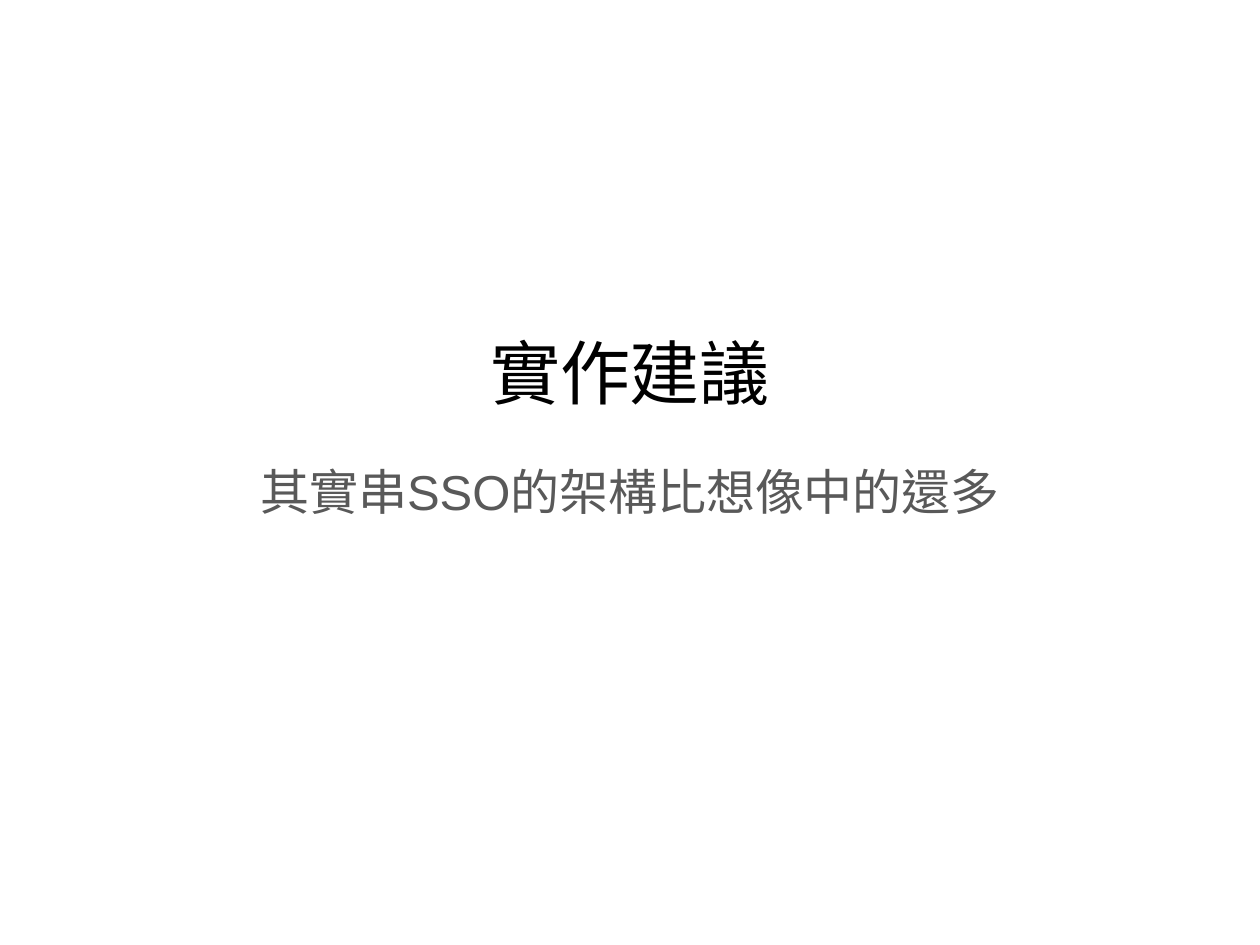
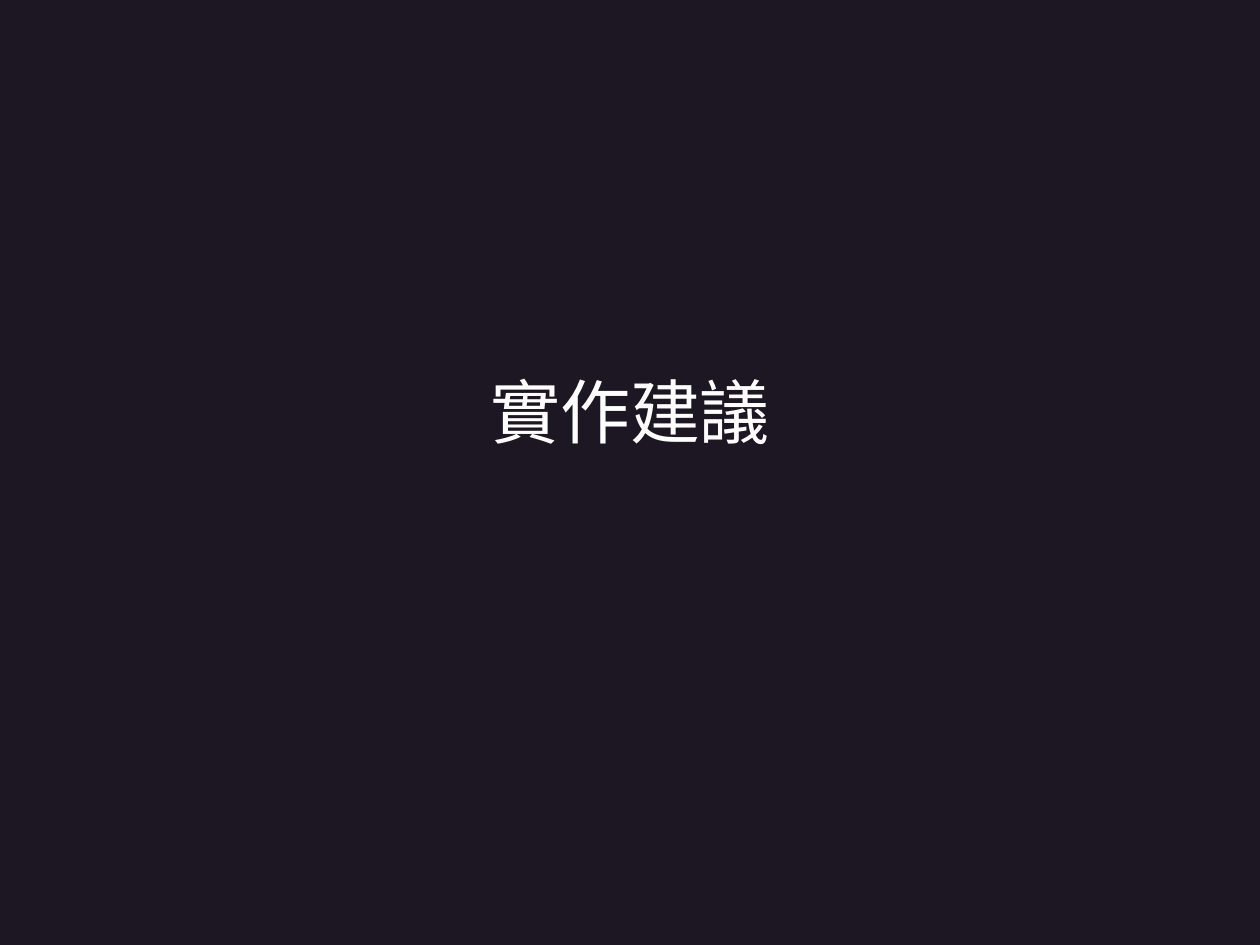
Before and after one commit to Sevenflanks/jcconf-2024-sso-flow-demo, a slide deck: slide 16 of JCC24_slide_Rhys.pptx (slide 15 before the commit). Drawn at 1260x945 pixels with LibreOffice and Linux fonts; fonts in the diff are those of the drawing; background and template pictures are left out. Boxes give left, top, right and bottom in pixels: in the first picture for what was removed or moved away, otherwise in the second. Text is boxed around its words. In the diff, an @@ line names an element or a change of style, - is before the commit and + after.

```diff
--- a/JCC24_slide_Rhys.pptx
+++ b/JCC24_slide_Rhys.pptx
@@ background #FFFFFF to picture (left out) @@
@@ title "實作建議": place and size @@
-title "實作建議" at box(490, 340, 770, 405)
+title "實作建議" at box(490, 379, 770, 444)
@@ title "實作建議" at box(490, 379, 770, 444): text colour #000000 to #FFFFFF @@
@@ subtitle removed at box(260, 468, 999, 514) @@
-其實串SSO的架構比想像中的還多
```
Also in this commit, not shown: 9 other slides changed, 1 slide added.
